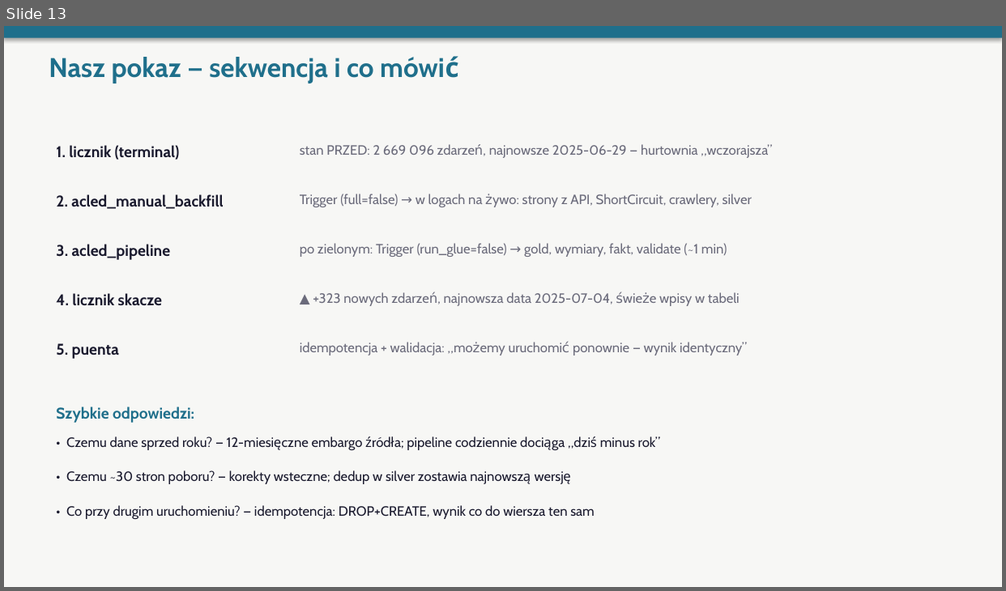
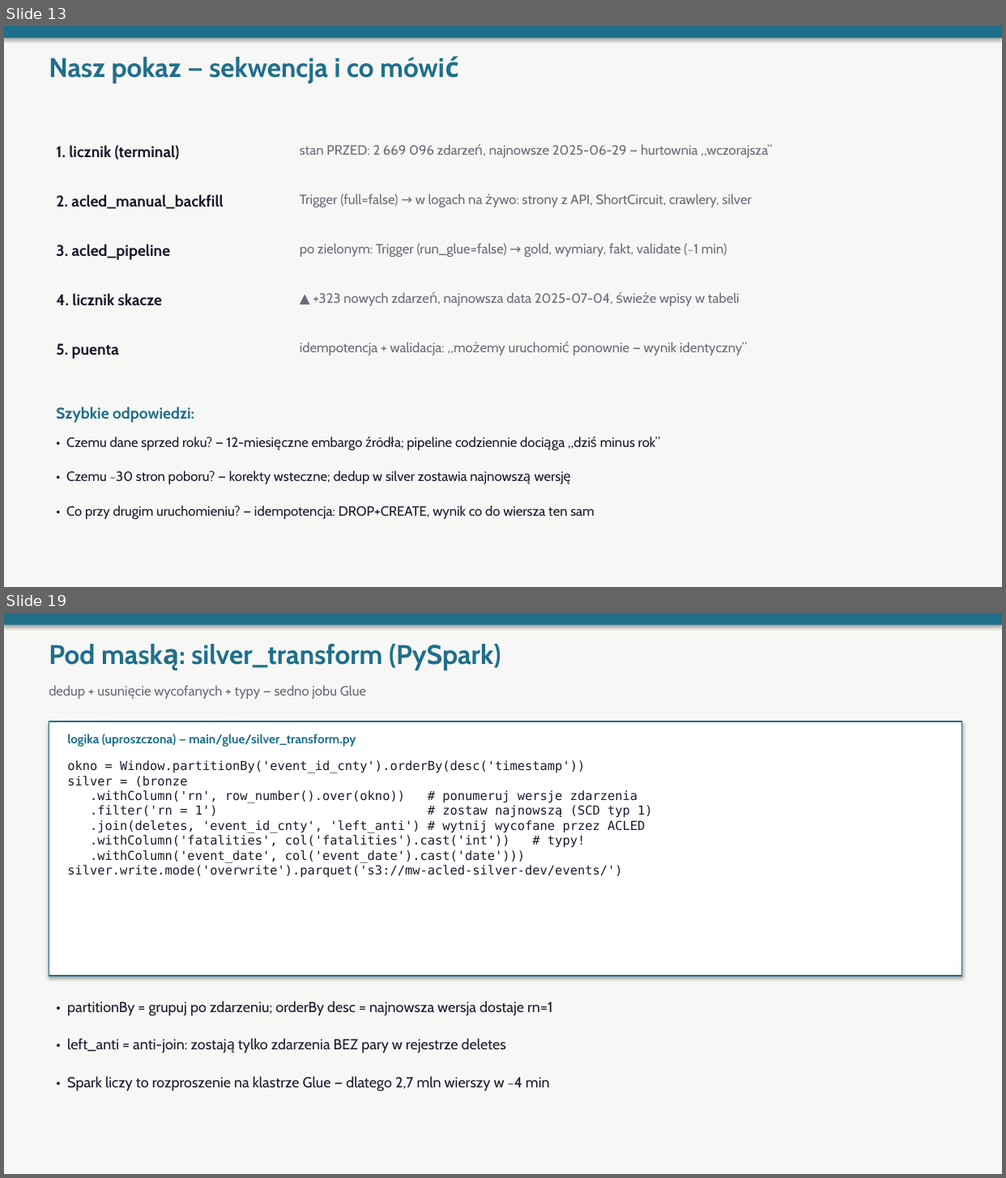
Before and after one commit to oskarfightingthekube/acled-etl-dashboard, a slide deck: docs/prezentacja_etl.pptx. Shown one above the other, each under a label of ours: slide 13 before the commit, slides 13 and 19 after it; the slides between them are not shown. The pictures are 1006x591 and 1006x1178 pixels, drawn with LibreOffice and Linux fonts; fonts in the diff are those of the drawing. Boxes give left, top, right and bottom in pixels: in the first picture for what was removed or moved away, otherwise in the second. Text is boxed around its words. In the diff, an @@ line names an element or a change of style, - is before the commit and + after.

```diff
--- a/docs/prezentacja_etl.pptx
+++ b/docs/prezentacja_etl.pptx
@@ slide 19 added at (x1=4, y1=613, x2=1002, y2=1174), background #F7F7F5 @@
@@ rectangle added at (x1=4, y1=613, x2=1002, y2=625), fill #1F6F8B @@
@@ text added at (x1=49, y1=644, x2=501, y2=671), 26 pt, text #1F6F8B, bold @@
+Pod maską: silver_transform (PySpark)
@@ text added at (x1=49, y1=685, x2=366, y2=699), 13 pt, text #6B6B7B @@
+dedup + usunięcie wycofanych + typy — sedno jobu Glue
@@ rectangle added at (x1=49, y1=722, x2=962, y2=976), fill #FFFFFF, outline #1F6F8B 1 pt @@
@@ text added at (x1=67, y1=734, x2=356, y2=747), 12 pt, text #1F6F8B, bold @@
+logika (uproszczona) — main/glue/silver_transform.py
@@ text added at (x1=67, y1=760, x2=653, y2=878), 12 pt, text #1A1A2E @@
+okno = Window.partitionBy('event_id_cnty').orderBy(desc('timestamp'))
+silver = (bronze
+.withColumn('rn', row_number().over(okno)) # ponumeruj wersje zdarzenia
+.filter('rn = 1') # zostaw najnowszą (SCD typ 1)
+.join(deletes, 'event_id_cnty', 'left_anti') # wytnij wycofane przez ACLED
+.withColumn('fatalities', col('fatalities').cast('int')) # typy!
+.withColumn('event_date', col('event_date').cast('date')))
+silver.write.mode('overwrite').parquet('s3://mw-acled-silver-dev/events/')
@@ text added at (x1=67, y1=1001, x2=552, y2=1016), 14 pt, text #1A1A2E @@
+• partitionBy = grupuj po zdarzeniu; orderBy desc = najnowsza wersja dostaje rn=1
@@ text added at (x1=67, y1=1038, x2=506, y2=1054), 14 pt, text #1A1A2E @@
+• left_anti = anti-join: zostają tylko zdarzenia BEZ pary w rejestrze deletes
@@ text added at (x1=67, y1=1076, x2=550, y2=1092), 14 pt, text #1A1A2E @@
+• Spark liczy to rozproszenie na klastrze Glue — dlatego 2,7 mln wierszy w ~4 min
```
Also in this commit, not shown: 7 other slides added.
